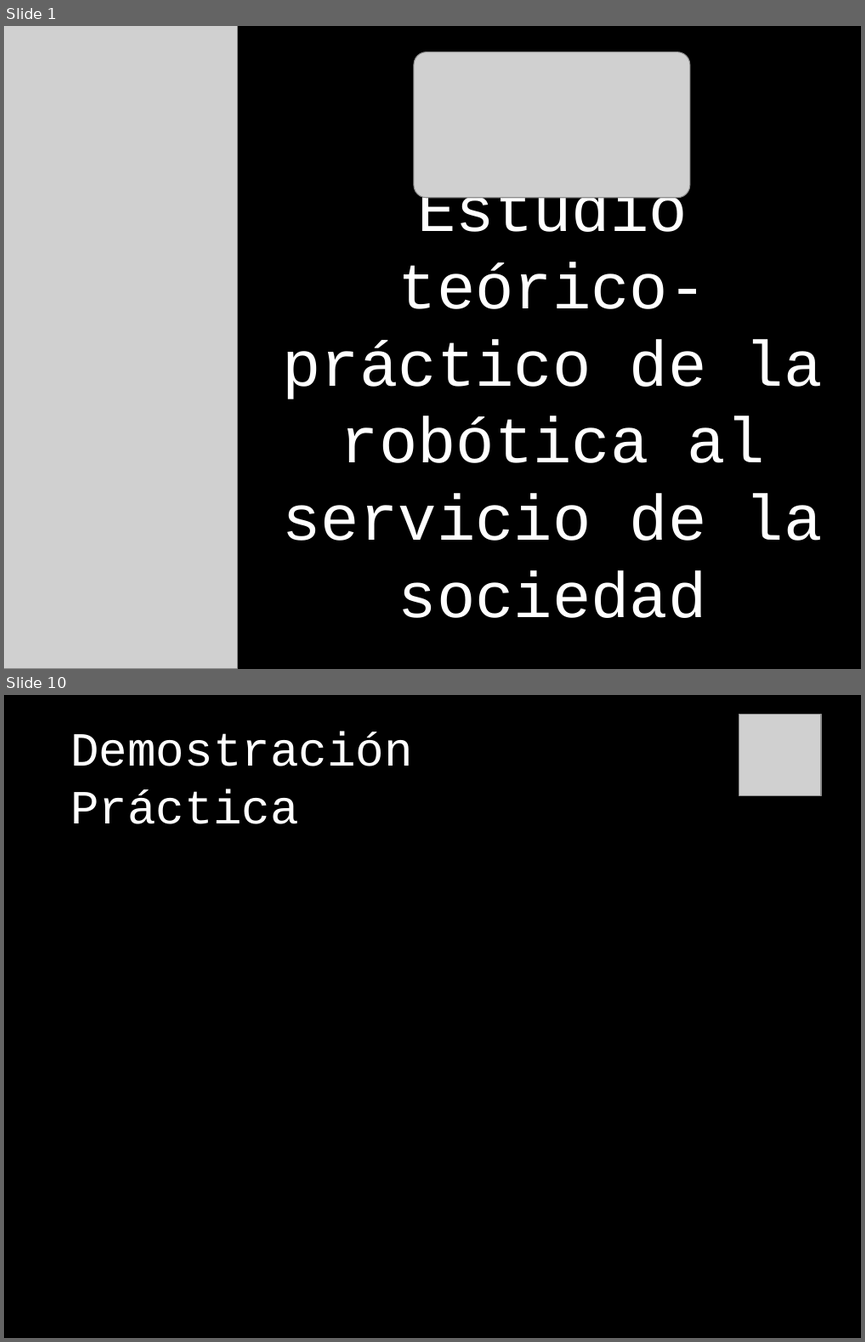
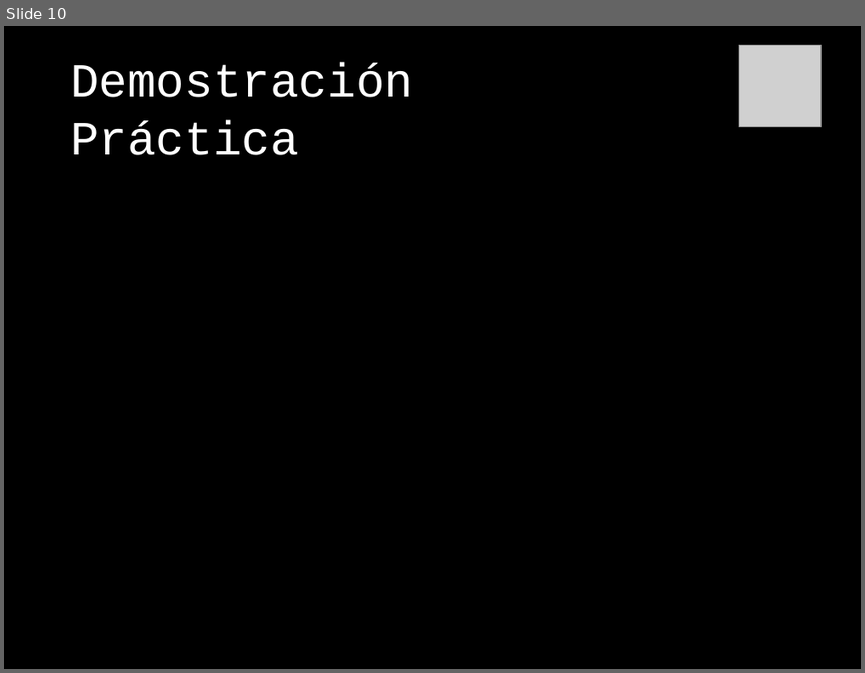
Before and after one commit to jabrena/cre2010, a slide deck: mruiz/docs/PFC presentation.pptx. Shown one above the other, each under a label of ours: slides 1 and 10 before the commit, slide 10 after it; the slides between them are not shown. The pictures are 865x1342 and 865x673 pixels, drawn with LibreOffice and Linux fonts; fonts in the diff are those of the drawing; grey boxes stand for pictures. Boxes give left, top, right and bottom in pixels: in the first picture for what was removed or moved away, otherwise in the second. Text is boxed around its words. In the diff, an @@ line names an element or a change of style, - is before the commit and + after.

```diff
--- a/mruiz/docs/PFC presentation.pptx
+++ b/mruiz/docs/PFC presentation.pptx
@@ slide 1 removed at [4, 26, 861, 669], background #000000 @@
@@ picture removed at [4, 26, 237, 669] @@
@@ picture removed at [414, 52, 689, 198] @@
@@ title removed at [283, 185, 823, 618] @@
-Estudio teórico- práctico de la robótica al servicio de la sociedad
```
Also in this commit, not shown: 4 slides changed, 5 slides added, 4 other slides removed.
